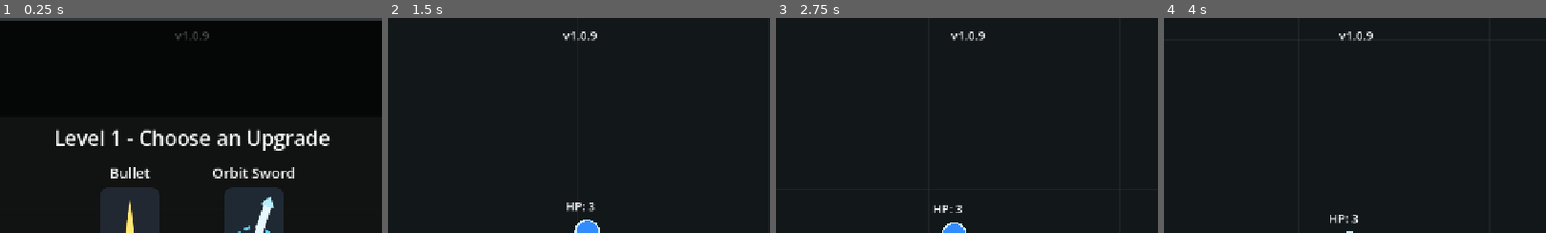
Above: before the commit, frames 1-4 (left to right).
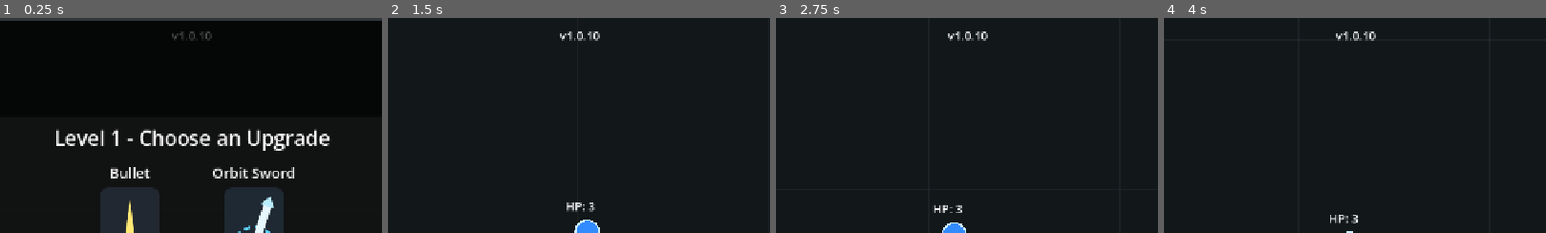
Above: after the commit, the same moments.

Repository: Tangoyzx/TraeRemoteGame
Game: Godot game, scene res://scenes/main.tscn
Same seed, same stepped clock (60 frames per second), same inputs: the game is played once before the commit and once after it.
Inputs (mouse positions are % of the whole screen's width and height, from its top left):
- Up to frame 1 (0.25 s): no input
- Up to frame 2 (1.5 s): click (42, 53) at 0.52 s; move the mouse to (72, 45) at 1.27 s; click (72, 45) at 1.42 s
- Up to frame 3 (2.75 s): tap Enter at 2 s; move the mouse to (30, 55) at 2.02 s; click (30, 55) at 2.17 s
- Up to frame 4 (4 s): tap Space at 2.75 s; move the mouse to (60, 28) at 2.77 s; click (60, 28) at 2.92 s; tap Enter at 3.5 s; move the mouse to (45, 70) at 3.52 s; click (45, 70) at 3.67 s
The pictures show only the part of the screen within x 25-75%, y 0-50%; the shares and areas given below are measured in that part.

The runs differ from the first frame. In frame 1, 0.2% of the frame differs, in the area x 45-56%, y 6-11%; in frame 2, 0.3%; in frame 3, 0.3%; in frame 4, 0.3%.

Commit message:
fix: load gzipped wasm on pages

Diff:
--- a/scripts/main.gd
+++ b/scripts/main.gd
@@ -13,7 +13,7 @@
 const LEVEL_REQUIRED_SCORES := [0, 50, 200, 99999]
 # 游戏版本号,显示在屏幕顶部居中。
 # 规则:合并到远端 main 前,若无特殊说明则末位自动 +1(如 1.0.0 → 1.0.1)。
-const GAME_VERSION := "v1.0.9"
+const GAME_VERSION := "v1.0.10"
 const UPGRADE_IMAGE_SIZE := Vector2(100.0, 200.0)
 const BASIC_ENEMY_RADIUS := 18.0
 const BASIC_ENEMY_SPEED := 115.0
Not shown, changed: web/custom_shell.html
